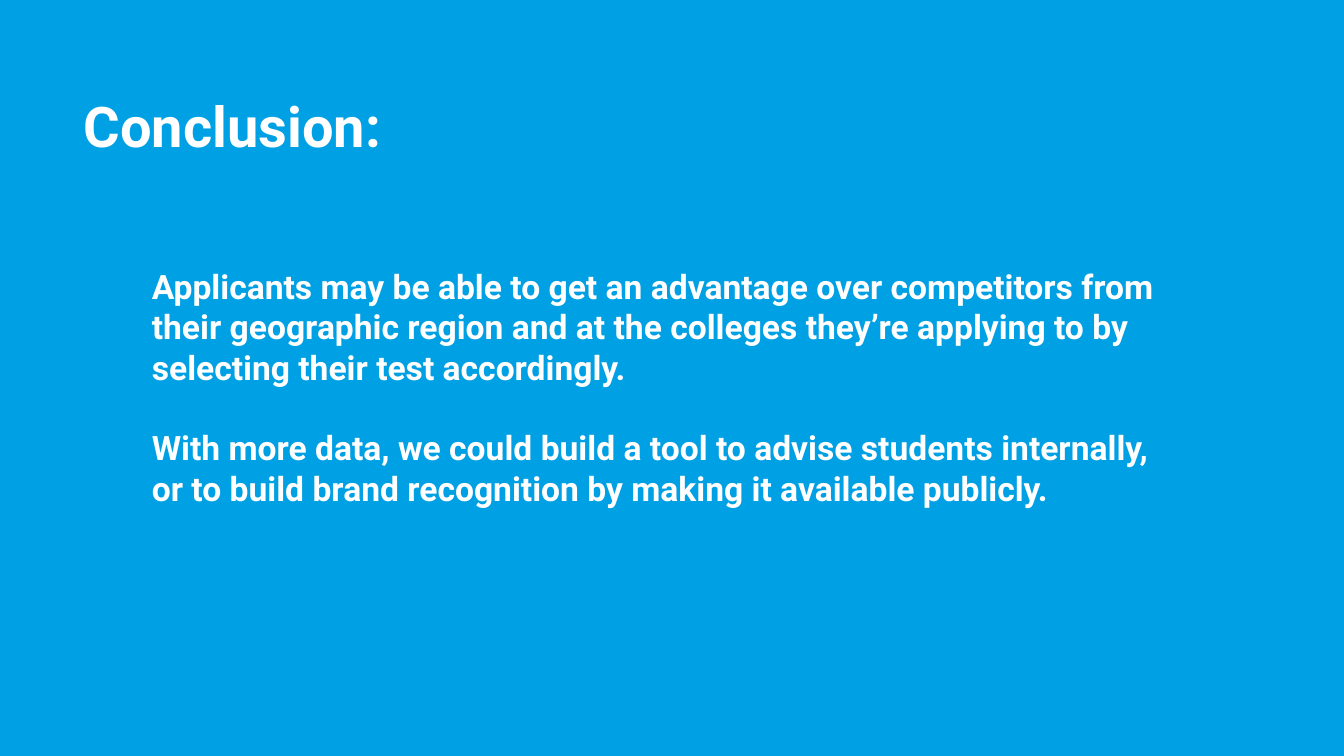
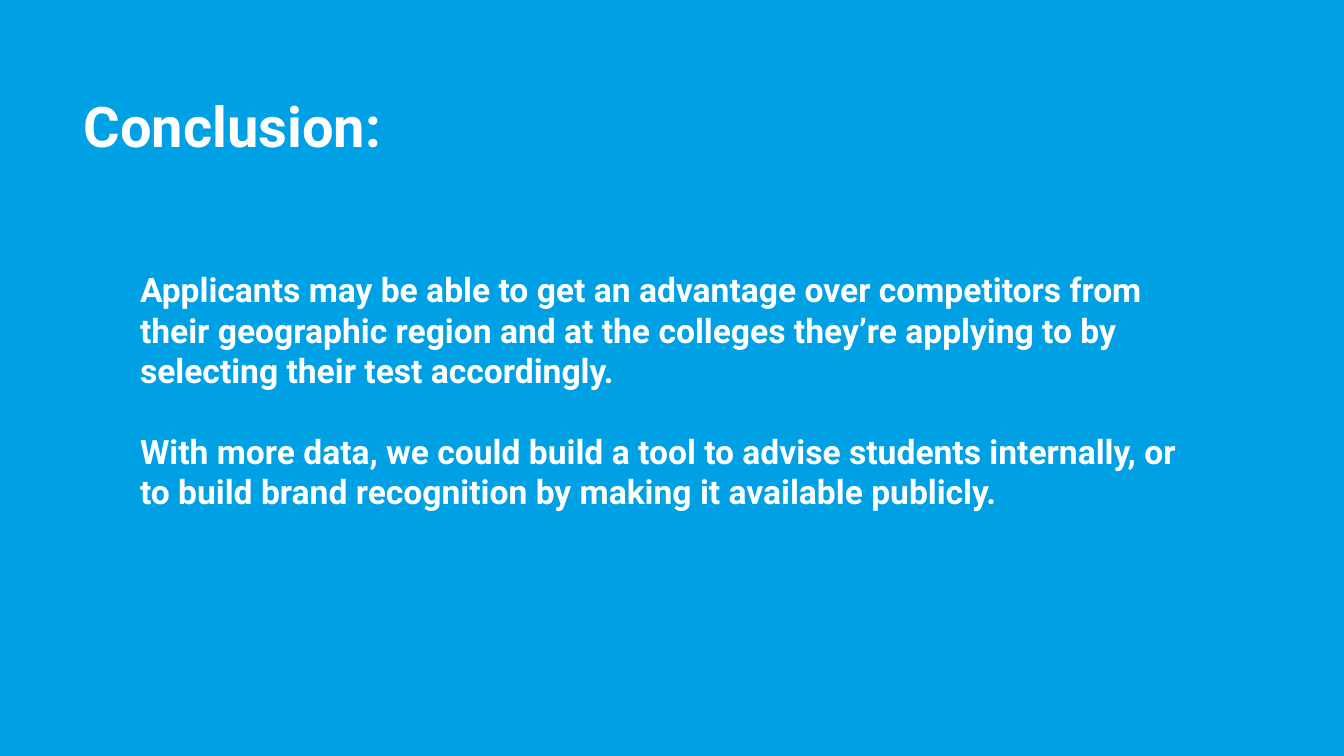
Before and after one commit to lmdunn/actsat, a slide deck: slide 8 of Loren Dunn DSIR Project 1.pptx. Drawn at 1344x756 pixels with LibreOffice and Linux fonts; fonts in the diff are those of the drawing. Boxes give left, top, right and bottom in pixels: in the first picture for what was removed or moved away, otherwise in the second. Text is boxed around its words. In the diff, an @@ line names an element or a change of style, - is before the commit and + after.

```diff
--- a/Loren Dunn DSIR Project 1.pptx
+++ b/Loren Dunn DSIR Project 1.pptx
@@ text "Applicants may be able to ..." rewrapped from (152, 273, 1153, 508) to (140, 276, 1175, 511) @@
```
Also in this commit, not shown: 3 other slides changed, 5 other files.
